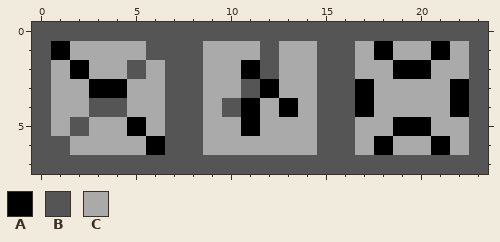
Pixel-art file -- gfx/boxes.aseprite. That is the earlier state.
24x8 pixels, 1 frame.
Palette (. is transparent): A #000000  B #555555  C #aaaaaa
Pixels before, first column x 0:
0 BBBBBBBBBBBBBBBBBBBBBBBB
1 BACCCCBBBCCCBCCBBCACCACB
2 BCACCBCBBCCABCCBBCCAACCB
3 BCCAACCBBCCBACCBBACCCCAB
4 BCCBBCCBBCBACACBBACCCCAB
5 BCBCCACBBCCACCCBBCCAACCB
6 BBCCCCABBCCCCCCBBCACCACB
7 BBBBBBBBBBBBBBBBBBBBBBBB
Now the later version:
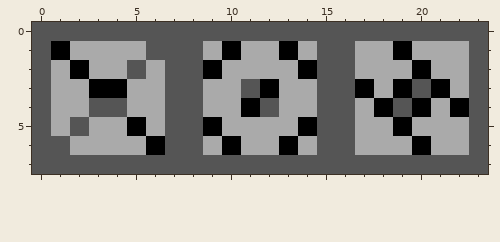
Changes in this commit:
y 1: x 10 C -> A; x 12..13 BC -> CA; x 18..19 AC -> CA; x 21 A -> C
y 2: x 9 C -> A; x 11..12 AB -> CC; x 14 C -> A; x 19 A -> C
y 3: x 19..22 CCCA -> ABAC
y 4: x 10 B -> C; x 12..13 CA -> BC; x 17..20 ACCC -> CABA
y 5: x 9 C -> A; x 11 A -> C; x 14 C -> A; x 20 A -> C
y 6: x 10 C -> A; x 13 C -> A; x 18 A -> C; x 20..21 CA -> AC
Changed places in both pictures, as pixel boxes (x1, y1, x2, y2):
changed: (203, 41, 469, 155)
